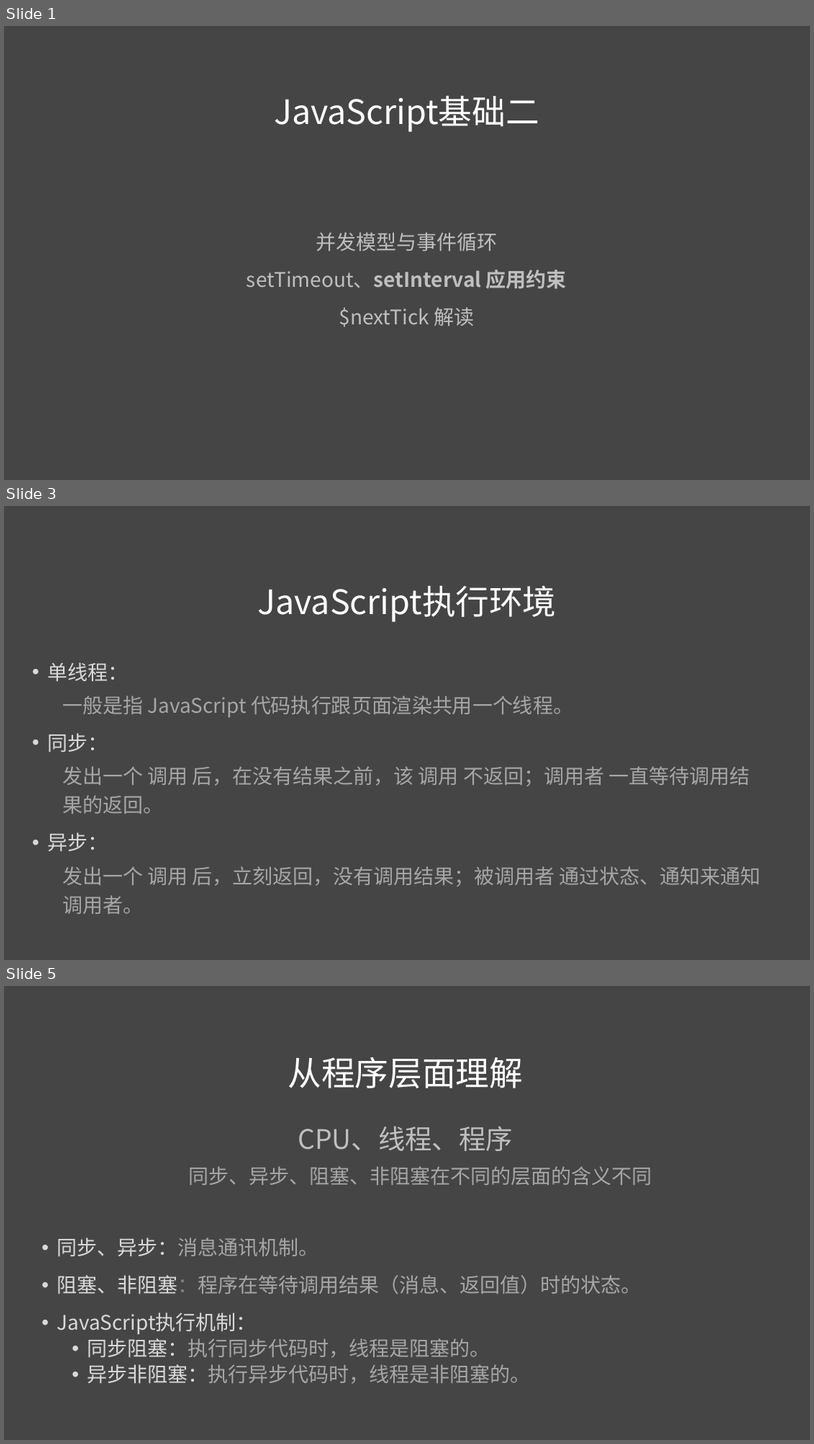
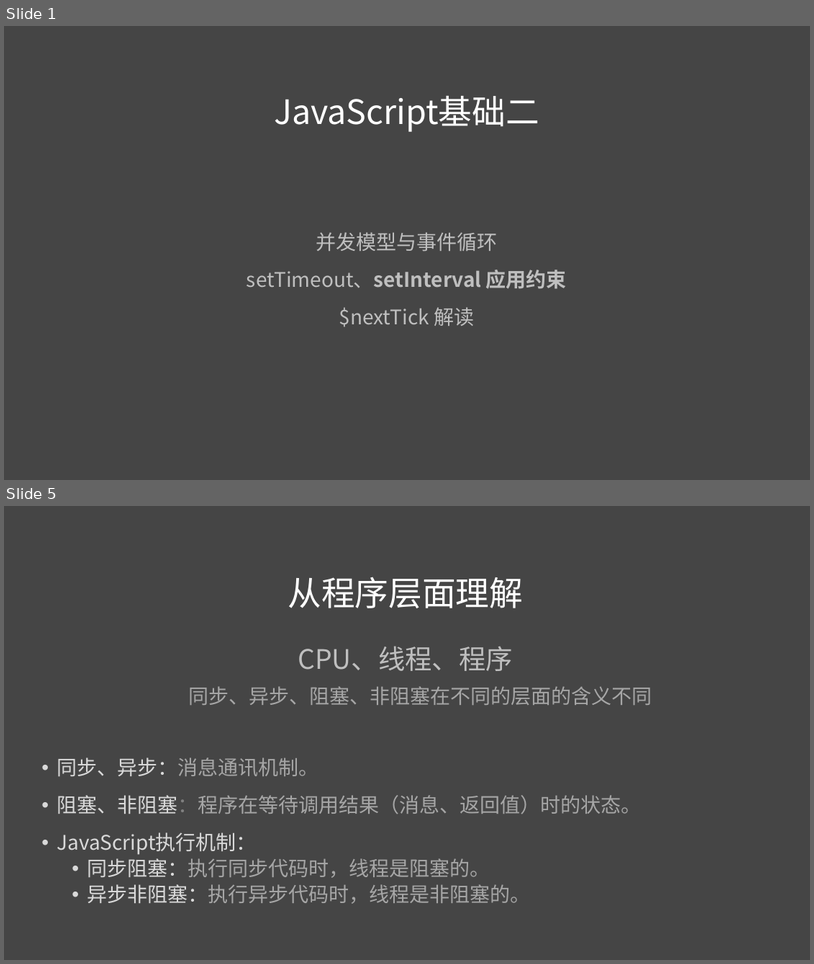
Before and after one commit to liuweiGL/share, a slide deck: ppt/JavaScript基础二.pptx. Shown one above the other, each under a label of ours: slides 1, 3 and 5 before the commit, slides 1 and 5 after it; the slides between them are not shown. The pictures are 814x1444 and 814x964 pixels, drawn with LibreOffice and Linux fonts; fonts in the diff are those of the drawing. Boxes give left, top, right and bottom in pixels: in the first picture for what was removed or moved away, otherwise in the second. Text is boxed around its words. In the diff, an @@ line names an element or a change of style, - is before the commit and + after.

```diff
--- a/ppt/JavaScript基础二.pptx
+++ b/ppt/JavaScript基础二.pptx
@@ slide 3 removed at <box>4,506,810,960</box>, background #454545 @@
@@ text removed at <box>257,585,556,622</box> @@
-JavaScript执行环境
@@ text removed at <box>47,662,761,914</box> @@
-• 单线程：
-  一般是指 JavaScript 代码执行跟页面渲染共用一个线程。
-• 同步：
-  发出一个 调用 后，在没有结果之前，该 调用 不返回；调用者 一直等待调用结果的返回。
-• 异步：
-  发出一个 调用 后，立刻返回，没有调用结果；被调用者 通过状态、通知来通知 调用者。
```
Also in this commit, not shown: 2 slides changed, 3 slides added, 1 other slide removed.
